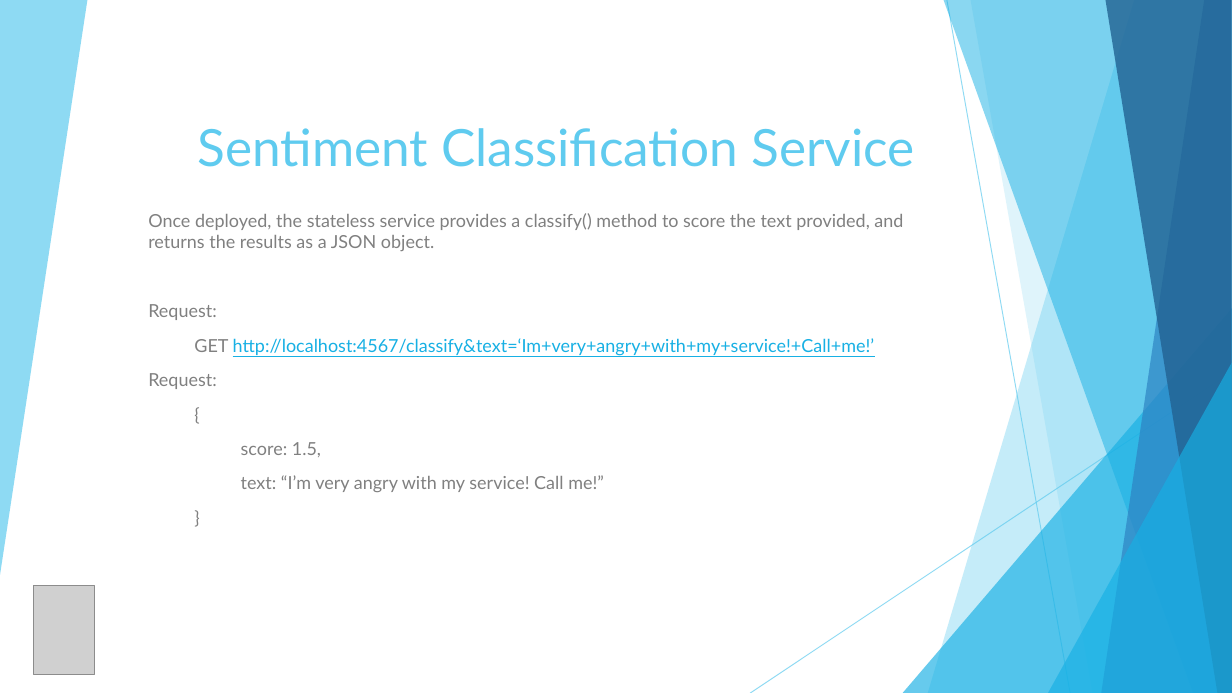
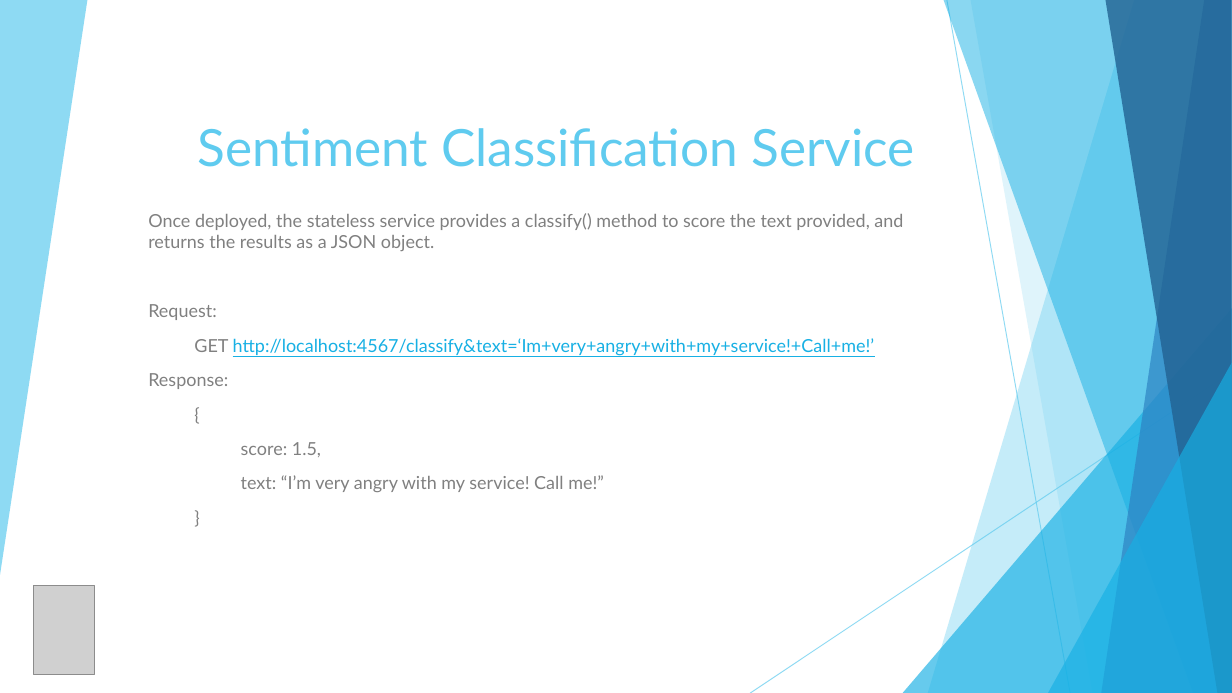
Before and after one commit to lumalaW/Text-Classification-Project, a slide deck: slide 18 of Presentation.pptx. Drawn at 1232x693 pixels with LibreOffice and Linux fonts; fonts in the diff are those of the drawing; grey boxes stand for pictures. Boxes give left, top, right and bottom in pixels: in the first picture for what was removed or moved away, otherwise in the second. Text is boxed around its words. In the diff, an @@ line names an element or a change of style, - is before the commit and + after.

```diff
--- a/Presentation.pptx
+++ b/Presentation.pptx
@@ subtitle at (148, 373, 228, 389): text changed @@
-Request:
+Response:
```
Also in this commit, not shown: 1 other slide changed, 1 other file.
